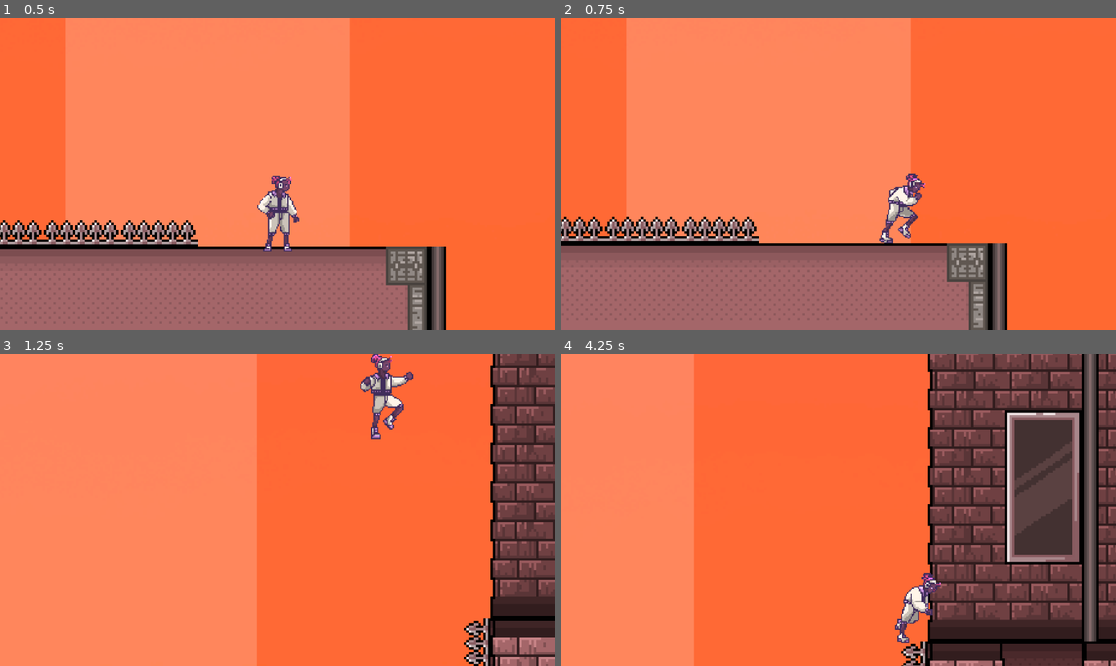
Above: before the commit, frames 1-4 (two rows, left to right).
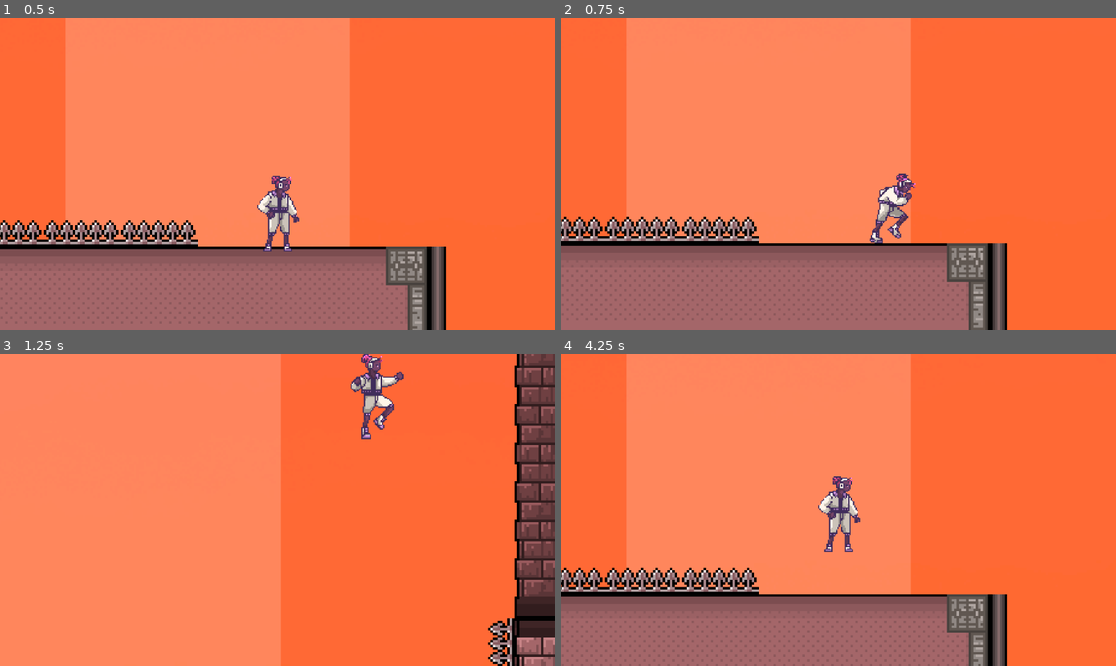
Above: after the commit, the same moments.

Repository: kevwu27/Tritonware-Game
Game: Godot game, scene res://game_level.tscn
Same seed, same stepped clock (60 frames per second), same inputs: the game is played once before the commit and once after it.
Inputs:
- Up to frame 1 (0.5 s): no input
- Up to frame 2 (0.75 s): hold D (right) from 0.53 s (still down)
- Up to frame 3 (1.25 s): keep holding D (right); tap Space (jump) at 0.77 s
- Up to frame 4 (4.25 s): tap Space (jump) at 1.52, 3.02, 3.77 s; release D (right) at 2.03 s; hold A (left) 2.03-2.78 s; hold D (right) from 2.78 s (still down)

Frame 1 is identical in both runs. In frame 2, 1.2% of the frame differs, in the area x 55-66%, y 49-73%; in frame 3, 13%; in frame 4, 89%, in the area x 0-100%, y 0-100%.

Commit message:
update..

Diff:
--- a/CharacterBody2D.gd
+++ b/CharacterBody2D.gd
@@ -1,7 +1,7 @@
 extends CharacterBody2D
 
 
-@export var speed : float = 120.0
+@export var speed : float = 100.0
 @export var jump_velocity : float = -345.0
 @onready var animated_sprite : AnimatedSprite2D = $AnimatedSprite2D
 #const wall_jump_pushback = 100
